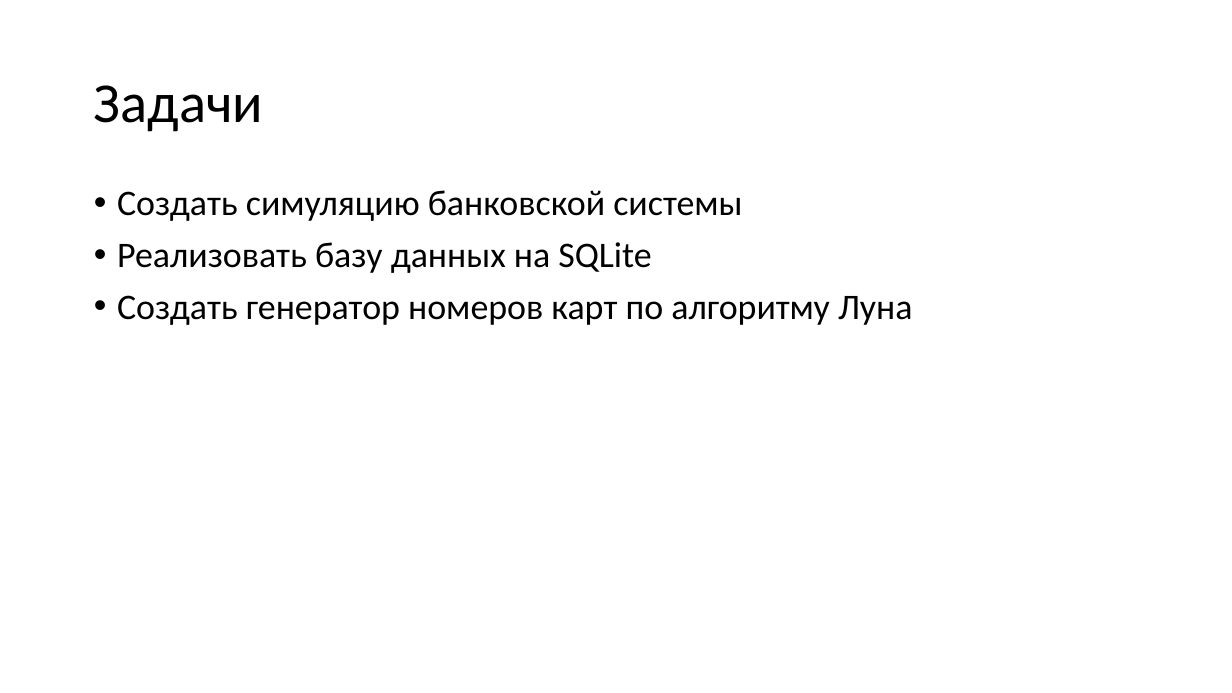
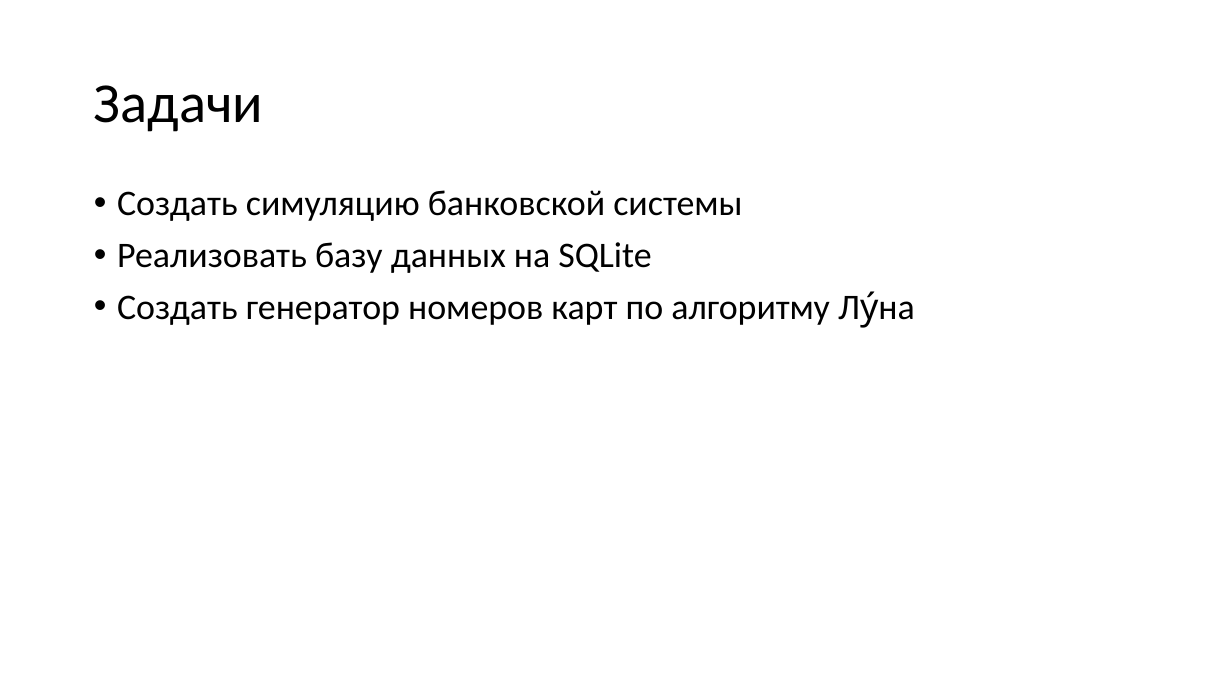
Before and after one commit to koluiree/Bank_System, a slide deck: slide 2 of Банковская система на PyQt5.pptx. Drawn at 1232x693 pixels with LibreOffice and Linux fonts; fonts in the diff are those of the drawing. Boxes give left, top, right and bottom in pixels: in the first picture for what was removed or moved away, otherwise in the second. Text is boxed around its words. In the diff, an @@ line names an element or a change of style, - is before the commit and + after.

```diff
--- a/Банковская система на PyQt5.pptx
+++ b/Банковская система на PyQt5.pptx
@@ text at (x1=117, y1=295, x2=914, y2=325): text changed @@
-• Создать генератор номеров карт по алгоритму Луна
+• Создать генератор номеров карт по алгоритму Лу́на
```
Also in this commit, not shown: 3 other slides changed.
